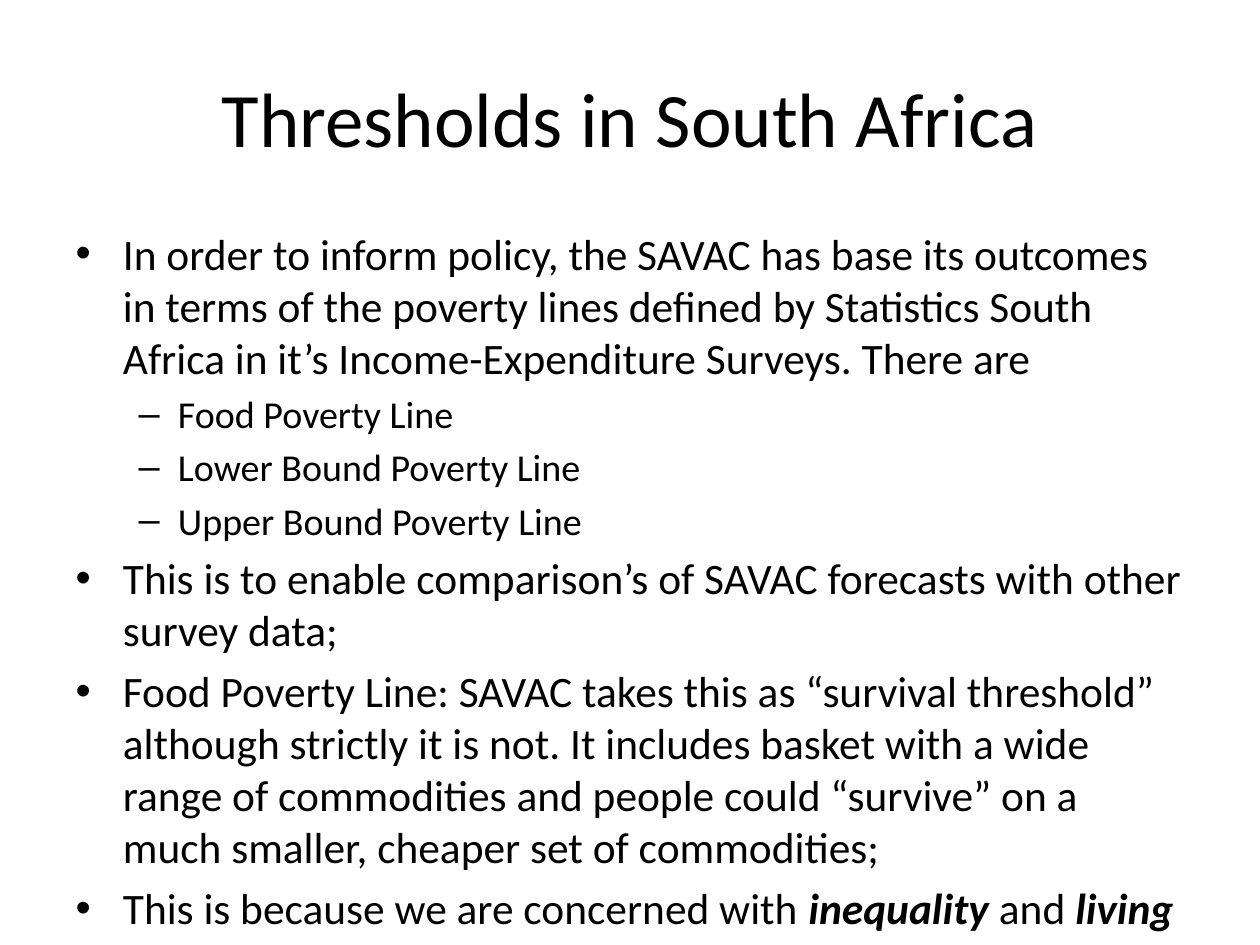
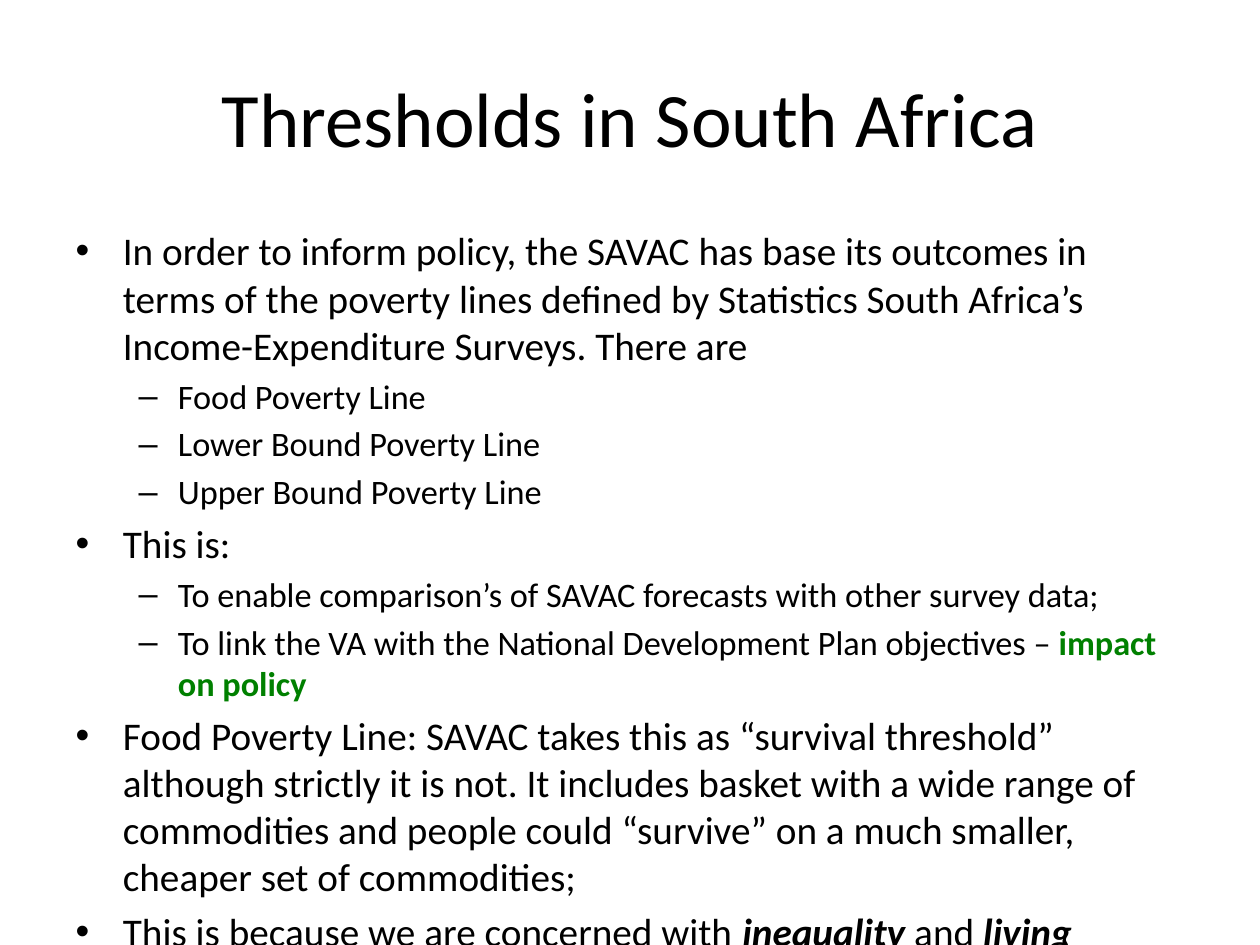
Before and after one commit to chezearth-personal/HEA-Analysis-ZA-2016, a slide deck: slide 24 of report/nofa_presentation-sadc.pptx. Drawn at 1260x945 pixels with LibreOffice and Linux fonts; fonts in the diff are those of the drawing. Boxes give left, top, right and bottom in pixels: in the first picture for what was removed or moved away, otherwise in the second. Text is boxed around its words. In the diff, an @@ line names an element or a change of style, - is before the commit and + after.

```diff
--- a/report/nofa_presentation-sadc.pptx
+++ b/report/nofa_presentation-sadc.pptx
@@ text at (123, 237, 1087, 367): text changed; size 24.8 to 22.4 pt @@
-• In order to inform policy, the SAVAC has base its outcomes in terms of the poverty lines defined by Statistics South Africa in it’s Income-Expenditure Surveys. There are
+• In order to inform policy, the SAVAC has base its outcomes in terms of the poverty lines defined by Statistics South Africa’s Income-Expenditure Surveys. There are
@@ text at (123, 385, 1136, 898): size 21.7 to 19.6 pt in "Food Poverty Line", "Lower Bound Poverty Line", "Upper Bound Poverty Line"; size 24.8 to 22.4 pt in "Food Poverty Line: SAVAC takes this as ...", "This is because we are concerned with ..." @@
@@ text at (123, 530, 1157, 702): text changed; size 24.8 to 19.6 pt @@
-• This is to enable comparison’s of SAVAC forecasts with other survey data;
+• This is:
+  – To enable comparison’s of SAVAC forecasts with other survey data;
+  – To link the VA with the National Development Plan objectives – impact on policy
```
Also in this commit, not shown: 1 other slide changed, 9 other files.
